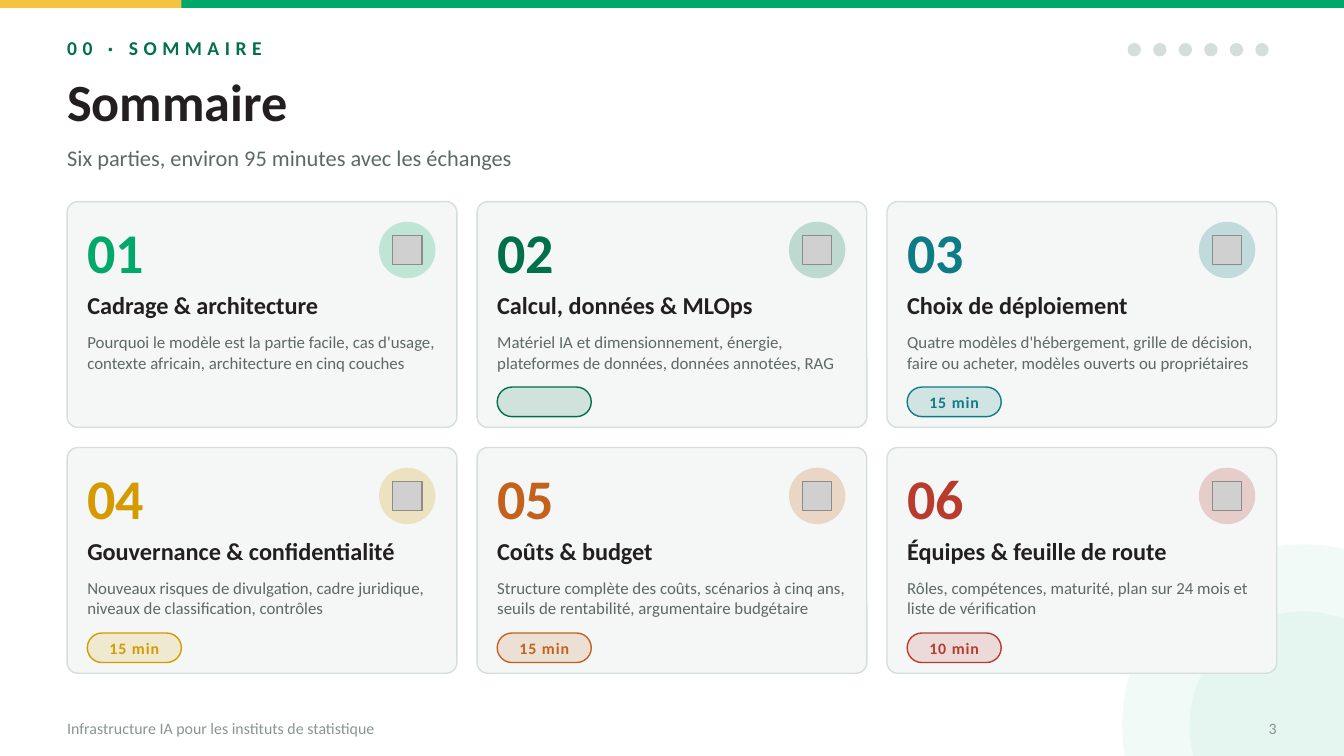
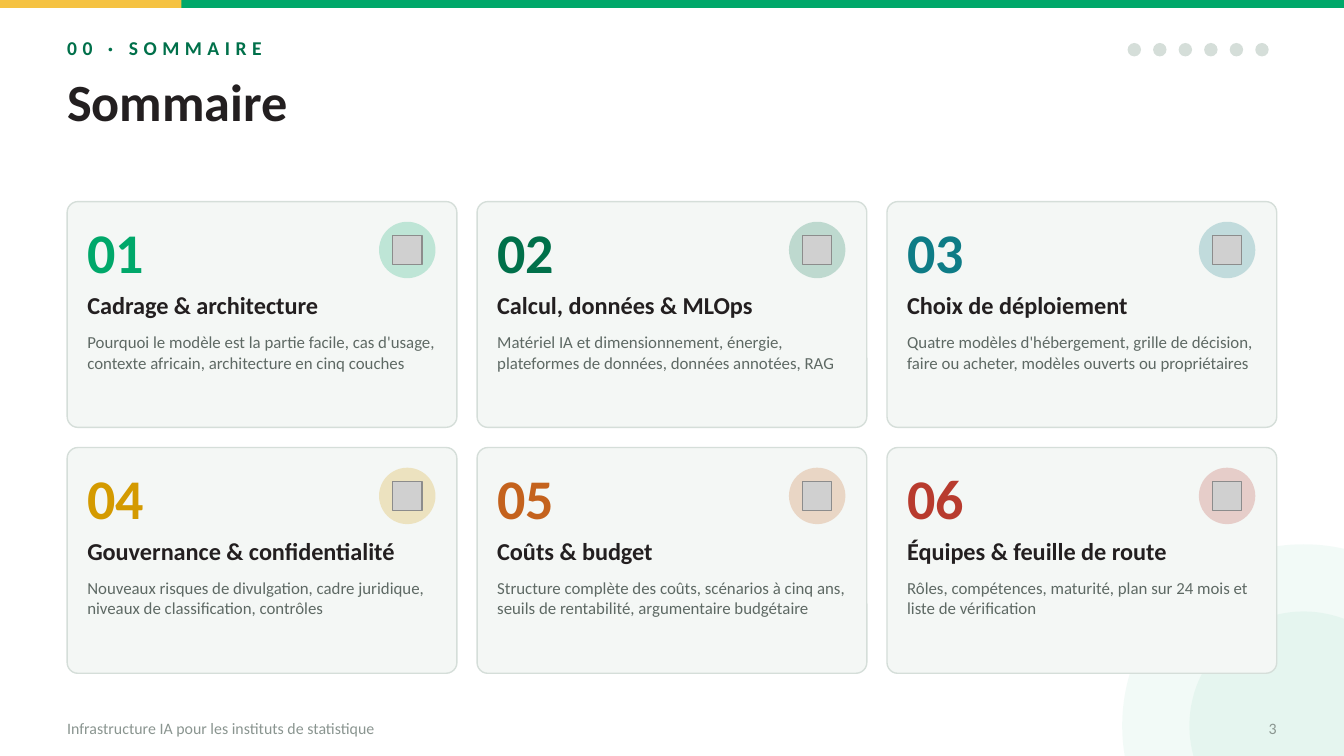
Before and after one commit to datainnov4africa-web/stg17-workshop, a slide deck: slide 3 of docs/downloads/Day1/1400_ai-infrastructure_FR.pptx. Drawn at 1344x756 pixels with LibreOffice and Linux fonts; fonts in the diff are those of the drawing; grey boxes stand for pictures. Boxes give left, top, right and bottom in pixels: in the first picture for what was removed or moved away, otherwise in the second. Text is boxed around its words. In the diff, an @@ line names an element or a change of style, - is before the commit and + after.

```diff
--- a/docs/downloads/Day1/1400_ai-infrastructure_FR.pptx
+++ b/docs/downloads/Day1/1400_ai-infrastructure_FR.pptx
@@ text removed at bbox=[67, 150, 511, 170] @@
-Six parties, environ 95 minutes avec les échanges
@@ rounded rectangle removed at bbox=[497, 387, 591, 417] @@
@@ rounded rectangle removed at bbox=[907, 387, 1001, 417] @@
@@ text removed at bbox=[929, 397, 979, 408] @@
-15 min
@@ rounded rectangle removed at bbox=[87, 633, 181, 663] @@
@@ text removed at bbox=[109, 643, 159, 654] @@
-15 min
@@ rounded rectangle removed at bbox=[497, 633, 591, 663] @@
@@ text removed at bbox=[519, 643, 569, 654] @@
-15 min
@@ rounded rectangle removed at bbox=[907, 633, 1001, 663] @@
@@ text removed at bbox=[929, 643, 979, 654] @@
-10 min
```
Also in this commit, not shown: 1 slide removed, 10 other files.
